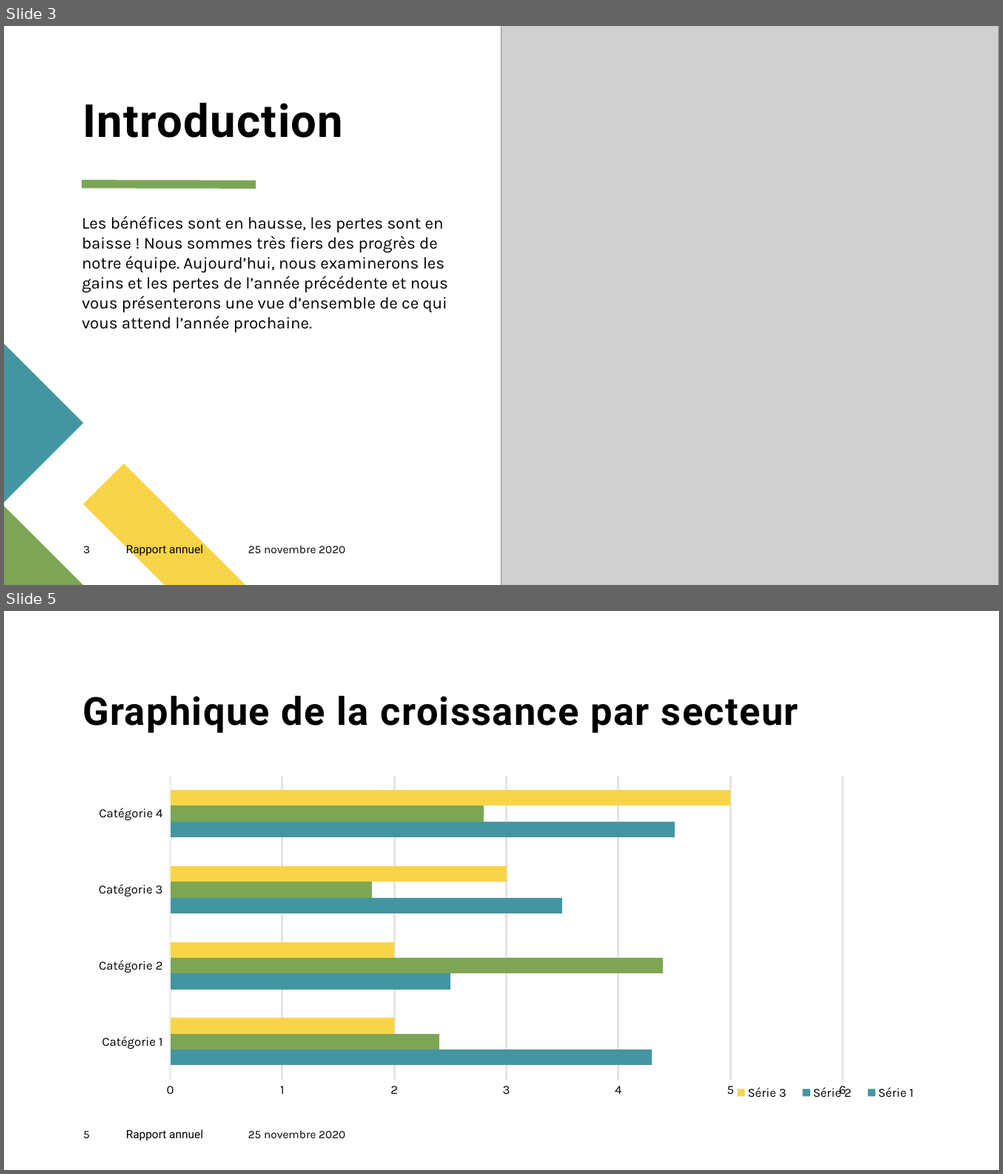
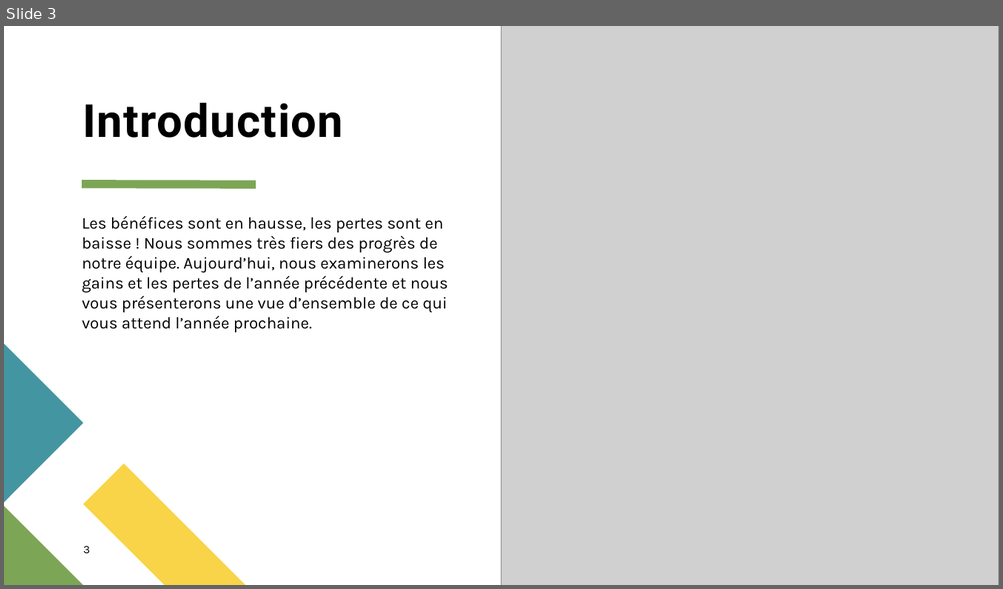
Before and after one commit to helmiri/INFO-F409-Exam_Project, a slide deck: doc/Slides.odp. Shown one above the other, each under a label of ours: slides 3 and 5 before the commit, slide 3 after it; the slides between them are not shown. The pictures are 1003x1174 and 1003x589 pixels, drawn with LibreOffice and Linux fonts; fonts in the diff are those of the drawing; grey boxes stand for pictures. Boxes give left, top, right and bottom in pixels: in the first picture for what was removed or moved away, otherwise in the second. Text is boxed around its words. In the diff, an @@ line names an element or a change of style, - is before the commit and + after.

```diff
--- a/doc/Slides.odp
+++ b/doc/Slides.odp
@@ slide 5 removed at [4, 611, 999, 1170], background #FFFFFF @@
@@ title removed at [82, 695, 798, 733] @@
-Graphique de la croissance par secteur
@@ bar chart removed at [82, 769, 926, 1105] @@
-categories: Catégorie 1, Catégorie 2, Catégorie 3, Catégorie 4
-Série 1: 4.3, 2.5, 3.5, 4.5
-Série 2: 2.4, 4.4, 1.8, 2.8
-Série 3: 2, 2, 3, 5
@@ page number removed at [83, 1131, 90, 1139] @@
-5
@@ text removed at [126, 1130, 203, 1141] @@
-Rapport annuel
@@ text removed at [248, 1130, 345, 1139] @@
-25 novembre 2020
@@ slide 3 changed as well @@
@@ text removed at [126, 545, 203, 557] @@
-Rapport annuel
@@ text removed at [248, 545, 345, 554] @@
-25 novembre 2020
```
Also in this commit, not shown: 6 other slides changed, 5 other slides removed, 1 other file.
